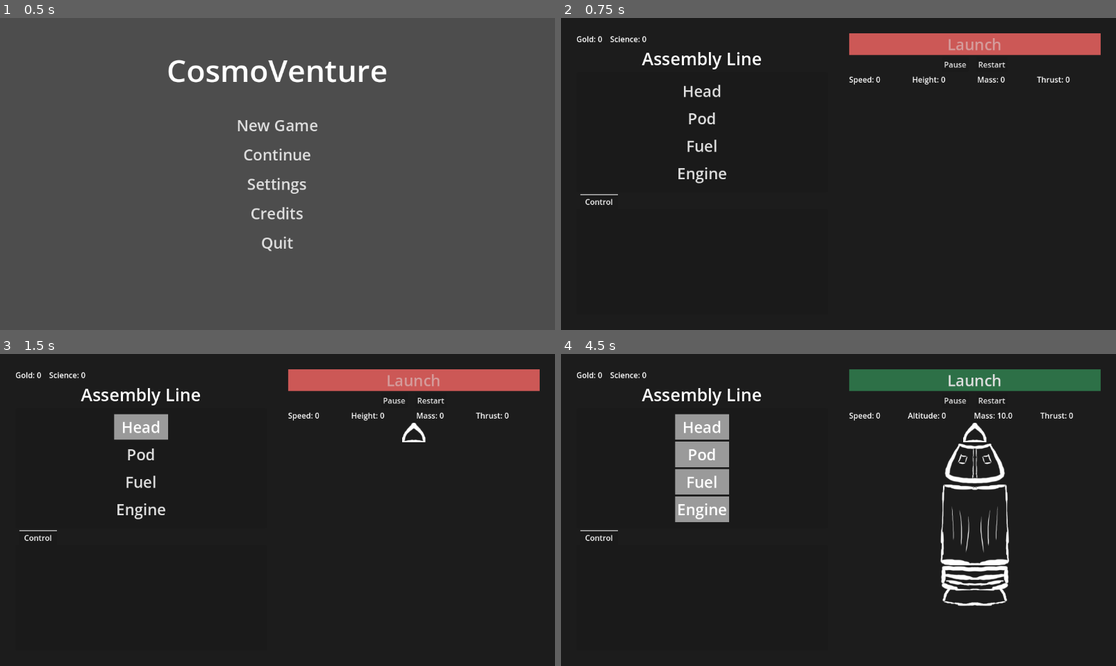
Above: before the commit, frames 1-4 (two rows, left to right).
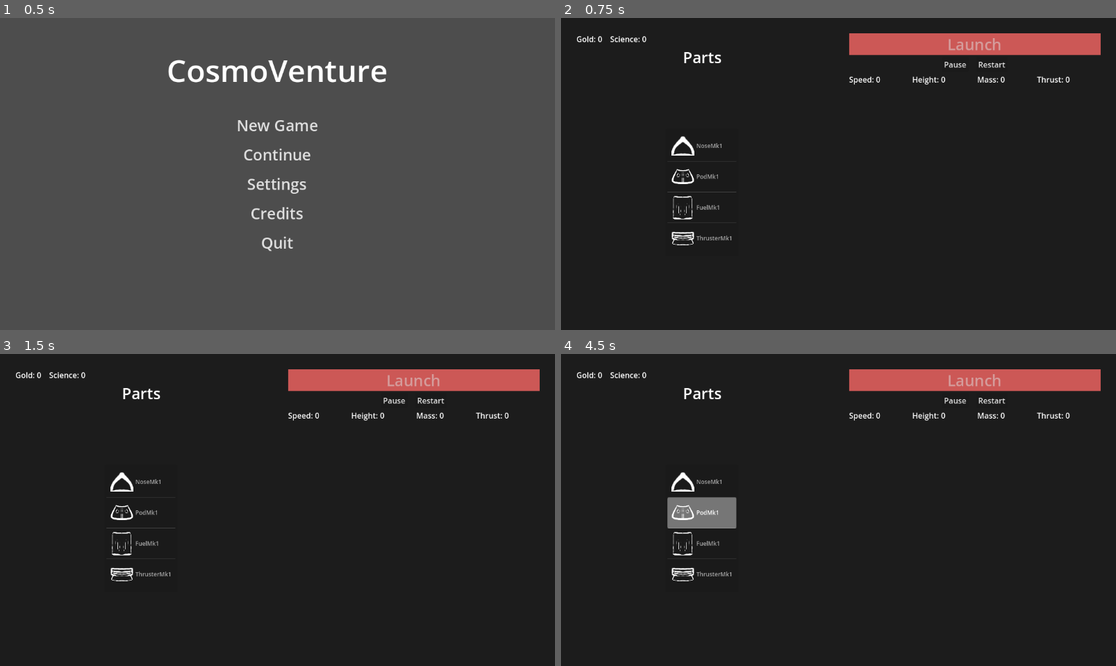
Above: after the commit, the same moments.

Repository: 100-Devs-1-Game/CosmoVenture
Game: Godot game, scene res://main.tscn
Same seed, same stepped clock (60 frames per second), same inputs: the game is played once before the commit and once after it.
Inputs (mouse positions are in pixels of both pictures, inside the frame that each line leads up to):
- Up to frame 1 (0.5 s): no input
- Up to frame 2 (0.75 s): click "New Game" at 0.5 s
- Up to frame 3 (1.5 s): click (138, 425) at 1.25 s, where only the run before the commit has a clickable "Head"
- Up to frame 4 (4.5 s): click (699, 453) at 2 s, where only the run before the commit has a clickable "Pod"; click "Restart" at 2.75 s; click (699, 481) at 3.5 s, where only the run before the commit has a clickable "Fuel"; click (699, 510) at 4.25 s, where only the run before the commit has a clickable "Engine"

Frame 1 is identical in both runs. In frame 2, 1.5% of the frame differs, in the area x 3-37%, y 10-73%; in frame 3, 2.3%; in frame 4, 10%, in the area x 3-98%, y 4-81%.

Commit message:
Rework assembly and beginning of drag and drop.

Diff:
--- /dev/null
+++ b/src/game/available_parts.gd
@@ -0,0 +1,26 @@
+class_name AvailableParts extends ItemList
+
+var part_defs: SpaceCraftParts
+
+func display_parts(_part_defs: SpaceCraftParts) -> void:
+	part_defs = _part_defs
+	for part in part_defs.parts:
+		var tex = AtlasTexture.new()
+		tex.atlas = part.texture
+		tex.region = part.region_rect
+		tex.filter_clip = true
+		add_item(part.props.name, tex)
+
+
+func _get_drag_data(_at_position: Vector2) -> Variant:
+	var selected_items = get_selected_items()
+	if selected_items.size() > 0:
+		var index = selected_items[0]
+		var preview = TextureRect.new()
+		preview.stretch_mode = TextureRect.STRETCH_SCALE
+		preview.texture = get_item_icon(index)
+		preview.scale = Vector2(0.3, 0.3)
+		set_drag_preview(preview)
+		var part = part_defs.parts[index].props
+		return part
+	return null
--- a/src/game/game.gd
+++ b/src/game/game.gd
@@ -1,15 +1,13 @@
 class_name Game extends Control
 
 @export var data: GameData
+@onready var part_defs = preload("res://game/parts/space_craft_parts.tscn").instantiate()
 
 
 func _ready() -> void:
-	data.rocket.part_defs = %SpaceCraftParts
-	# Assemble on load of saved data.
-	%HeadCheckButton.set_pressed_no_signal(data.rocket.has_part(GlobalInfo.RocketPartType.NoseMk1))
-	%PodCheckButton.set_pressed_no_signal(data.rocket.has_part(GlobalInfo.RocketPartType.PodMk1))
-	%FuelCheckButton.set_pressed_no_signal(data.rocket.has_part(GlobalInfo.RocketPartType.FuelMk1))
-	%EngineCheckButton.set_pressed_no_signal(data.rocket.has_part(GlobalInfo.RocketPartType.ThrusterMk1))
+	add_child(part_defs)
+	data.rocket.part_defs = part_defs
+	%AvailableParts.display_parts(data.rocket.part_defs)
 	_get_world().data = data
 	if data.flight != null and data.flight.is_active:
 		# TODO: Start flight in paused mode.
--- a/src/game/game.tscn
+++ b/src/game/game.tscn
@@ -1,15 +1,10 @@
-[gd_scene load_steps=14 format=3 uid="uid://cgd1x67pxpavn"]
+[gd_scene load_steps=12 format=3 uid="uid://cgd1x67pxpavn"]
 
 [ext_resource type="Script" uid="uid://d1pro72fdayqf" path="res://game/game.gd" id="1_l1rk1"]
 [ext_resource type="Script" uid="uid://c867l8s4sq4r2" path="res://game/world.gd" id="2_h7iqs"]
-[ext_resource type="PackedScene" uid="uid://qbnv5tebsywq" path="res://game/parts/space_craft_parts.tscn" id="3_h7iqs"]
-
-[sub_resource type="StyleBoxFlat" id="StyleBoxFlat_h7iqs"]
-bg_color = Color(0.60324824, 0.6032482, 0.60324806, 1)
-
-[sub_resource type="StyleBoxEmpty" id="StyleBoxEmpty_4fuuu"]
-
-[sub_resource type="StyleBoxEmpty" id="StyleBoxEmpty_h7iqs"]
+[ext_resource type="Script" uid="uid://cmyrbkusy8ikx" path="res://game/available_parts.gd" id="3_dxrkv"]
+
+[sub_resource type="StyleBoxEmpty" id="StyleBoxEmpty_dxrkv"]
 
 [sub_resource type="StyleBoxFlat" id="StyleBoxFlat_4fuuu"]
 bg_color = Color(0.17644349, 0.43896013, 0.2799936, 1)
@@ -101,8 +96,8 @@
 
 [node name="AssemblyLineLabel" type="Label" parent="MarginContainer/HSplitContainer/MissionControl/MarginContainer/VBoxContainer"]
 layout_mode = 2
-theme_override_font_sizes/font_size = 36
-text = "Assembly Line"
+theme_override_font_sizes/font_size = 32
+text = "Parts"
 horizontal_alignment = 1
 vertical_alignment = 1
 
@@ -110,61 +105,22 @@
 layout_mode = 2
 size_flags_vertical = 3
 
-[node name="PanelContainer" type="PanelContainer" parent="MarginContainer/HSplitContainer/MissionControl/MarginContainer/VBoxContainer/MarginContainer"]
-layout_mode = 2
-
-[node name="GridContainer" type="GridContainer" parent="MarginContainer/HSplitContainer/MissionControl/MarginContainer/VBoxContainer/MarginContainer"]
-layout_mode = 2
-size_flags_horizontal = 4
-size_flags_vertical = 4
-
-[node name="HeadCheckButton" type="Button" parent="MarginContainer/HSplitContainer/MissionControl/MarginContainer/VBoxContainer/MarginContainer/GridContainer"]
-unique_name_in_owner = true
-layout_mode = 2
-theme_override_font_sizes/font_size = 32
-theme_override_styles/pressed = SubResource("StyleBoxFlat_h7iqs")
-theme_override_styles/focus = SubResource("StyleBoxEmpty_4fuuu")
-toggle_mode = true
-text = "Head"
-
-[node name="PodCheckButton" type="Button" parent="MarginContainer/HSplitContainer/MissionControl/MarginContainer/VBoxContainer/MarginContainer/GridContainer"]
-unique_name_in_owner = true
-layout_mode = 2
-theme_override_font_sizes/font_size = 32
-theme_override_styles/pressed = SubResource("StyleBoxFlat_h7iqs")
-theme_override_styles/focus = SubResource("StyleBoxEmpty_4fuuu")
-toggle_mode = true
-text = "Pod"
-
-[node name="FuelCheckButton" type="Button" parent="MarginContainer/HSplitContainer/MissionControl/MarginContainer/VBoxContainer/MarginContainer/GridContainer"]
-unique_name_in_owner = true
-layout_mode = 2
-theme_override_font_sizes/font_size = 32
-theme_override_styles/pressed = SubResource("StyleBoxFlat_h7iqs")
-theme_override_styles/focus = SubResource("StyleBoxEmpty_h7iqs")
-toggle_mode = true
-text = "Fuel"
-
-[node name="EngineCheckButton" type="Button" parent="MarginContainer/HSplitContainer/MissionControl/MarginContainer/VBoxContainer/MarginContainer/GridContainer"]
-unique_name_in_owner = true
-layout_mode = 2
-theme_override_font_sizes/font_size = 32
-theme_override_styles/pressed = SubResource("StyleBoxFlat_h7iqs")
-theme_override_styles/focus = SubResource("StyleBoxEmpty_h7iqs")
-toggle_mode = true
-text = "Engine"
-
-[node name="MarginContainer2" type="MarginContainer" parent="MarginContainer/HSplitContainer/MissionControl/MarginContainer/VBoxContainer"]
-layout_mode = 2
-size_flags_vertical = 3
-
-[node name="TabContainer" type="TabContainer" parent="MarginContainer/HSplitContainer/MissionControl/MarginContainer/VBoxContainer/MarginContainer2"]
-layout_mode = 2
-current_tab = 0
-
-[node name="Control" type="Control" parent="MarginContainer/HSplitContainer/MissionControl/MarginContainer/VBoxContainer/MarginContainer2/TabContainer"]
-layout_mode = 2
-metadata/_tab_index = 0
+[node name="ScrollContainer" type="ScrollContainer" parent="MarginContainer/HSplitContainer/MissionControl/MarginContainer/VBoxContainer/MarginContainer"]
+layout_mode = 2
+
+[node name="AvailableParts" type="ItemList" parent="MarginContainer/HSplitContainer/MissionControl/MarginContainer/VBoxContainer/MarginContainer/ScrollContainer"]
+unique_name_in_owner = true
+layout_mode = 2
+size_flags_horizontal = 6
+size_flags_vertical = 6
+theme_override_constants/h_separation = 16
+theme_override_constants/v_separation = 16
+theme_override_font_sizes/font_size = 12
+theme_override_styles/focus = SubResource("StyleBoxEmpty_dxrkv")
+auto_width = true
+auto_height = true
+fixed_icon_size = Vector2i(48, 48)
+script = ExtResource("3_dxrkv")
 
 [node name="Simulation" type="Control" parent="MarginContainer/HSplitContainer"]
 layout_mode = 2
@@ -245,14 +201,6 @@
 size_flags_vertical = 3
 script = ExtResource("2_h7iqs")
 
-[node name="SpaceCraftParts" parent="." instance=ExtResource("3_h7iqs")]
-unique_name_in_owner = true
-visible = false
-
-[connection signal="toggled" from="MarginContainer/HSplitContainer/MissionControl/MarginContainer/VBoxContainer/MarginContainer/GridContainer/HeadCheckButton" to="." method="_on_head_check_button_toggled"]
-[connection signal="toggled" from="MarginContainer/HSplitContainer/MissionControl/MarginContainer/VBoxContainer/MarginContainer/GridContainer/PodCheckButton" to="." method="_on_pod_check_button_toggled"]
-[connection signal="toggled" from="MarginContainer/HSplitContainer/MissionControl/MarginContainer/VBoxContainer/MarginContainer/GridContainer/FuelCheckButton" to="." method="_on_fuel_check_button_toggled"]
-[connection signal="toggled" from="MarginContainer/HSplitContainer/MissionControl/MarginContainer/VBoxContainer/MarginContainer/GridContainer/EngineCheckButton" to="." method="_on_engine_check_button_toggled"]
 [connection signal="pressed" from="MarginContainer/HSplitContainer/Simulation/MarginContainer/VBoxContainer/LaunchButton" to="." method="_on_launch_button_pressed"]
 [connection signal="pressed" from="MarginContainer/HSplitContainer/Simulation/MarginContainer/VBoxContainer/FlightControlContainer/PlayButton" to="MarginContainer/HSplitContainer/Simulation/MarginContainer/VBoxContainer/World" method="_on_play_button_pressed"]
 [connection signal="pressed" from="MarginContainer/HSplitContainer/Simulation/MarginContainer/VBoxContainer/FlightControlContainer/RestartButton" to="MarginContainer/HSplitContainer/Simulation/MarginContainer/VBoxContainer/World" method="_on_restart_button_pressed"]
--- a/src/game/parts/rocket.gd
+++ b/src/game/parts/rocket.gd
@@ -49,8 +49,8 @@
 	# Last part must be the thuster.
 	var bottom_part = part_types[-1] # part_types.get(part_types.size() - 1)
 	if bottom_part == GlobalInfo.RocketPartType.ThrusterMk1:
-		var thruster: RocketThruster = part_defs.get_part_by_type(bottom_part)
-		return thruster.force_n
+		var thruster: RocketPart = part_defs.get_part_by_type(bottom_part)
+		return thruster.props.force_n
 	return 0
 
 
@@ -62,7 +62,7 @@
 	for p in parts:
 		w = max(w, p.get_rect().size.x)
 		h += p.get_rect().size.y
-		m += p.mass_kg
+		m += p.props.mass_kg
 	width = w
 	height = h
 	mass_kg = m
--- a/src/game/parts/rocket_fuel.gd
+++ /dev/null
@@ -1,4 +0,0 @@
-class_name RocketFuel extends RocketPart
-
-@export var max_fuel_kg: float
-@export var remaining_fuel_kg: float
--- a/src/game/parts/rocket_part.gd
+++ b/src/game/parts/rocket_part.gd
@@ -1,8 +1,7 @@
 class_name RocketPart extends Sprite2D
 
 
-@export var type: GlobalInfo.RocketPartType
-@export var mass_kg: int
+@export var props: RocketPartProps
 
 func draw_part(canvas: CanvasItem, pos: Vector2, pscale: float) -> void:
 	var size = get_rect().size
--- /dev/null
+++ b/src/game/parts/rocket_part_props.gd
@@ -0,0 +1,13 @@
+class_name RocketPartProps extends Resource
+
+@export var name: String
+@export var type: GlobalInfo.RocketPartType
+@export var mass_kg: int # Base mass, not including fuel mass
+
+# Only for fuel containers
+@export var max_fuel_kg: float
+@export var remaining_fuel_kg: float
+
+# Only for thrusters
+@export var fuel_burn_rate_kgps: int
+@export var force_n: int
--- a/src/game/parts/rocket_thruster.gd
+++ /dev/null
@@ -1,5 +0,0 @@
-class_name RocketThruster extends RocketPart
-
-@export var fuel_burn_rate_kgps: int
-@export var force_n: int
-@export var is_active: bool = false
--- a/src/game/parts/space_craft_parts.gd
+++ b/src/game/parts/space_craft_parts.gd
@@ -1,13 +1,13 @@
 class_name SpaceCraftParts extends Node2D
 
 
-@export var parts: Array[RocketPart]
+@export var parts: Array[RocketPart] = []
 
 var parts_by_type: Dictionary[GlobalInfo.RocketPartType, RocketPart] = {}
 
 func _ready() -> void:
 	for p in parts:
-		parts_by_type[p.type] = p
+		parts_by_type[p.props.type] = p
 
 func get_part_by_type(type: GlobalInfo.RocketPartType) -> RocketPart:
 	return parts_by_type.get(type)
--- a/src/game/parts/space_craft_parts.tscn
+++ b/src/game/parts/space_craft_parts.tscn
@@ -1,14 +1,44 @@
-[gd_scene load_steps=6 format=3 uid="uid://qbnv5tebsywq"]
+[gd_scene load_steps=9 format=3 uid="uid://qbnv5tebsywq"]
 
 [ext_resource type="Script" uid="uid://2wyl6eg6m4vq" path="res://game/parts/space_craft_parts.gd" id="1_4cdf7"]
 [ext_resource type="Texture2D" uid="uid://b41hw7hoo58hd" path="res://assets/First_Cosmo_Rocket.png" id="1_370wy"]
 [ext_resource type="Script" uid="uid://vydxb4j3h5bx" path="res://game/parts/rocket_part.gd" id="3_dky0s"]
-[ext_resource type="Script" uid="uid://c5lh7ypvfn4hk" path="res://game/parts/rocket_fuel.gd" id="4_eu78e"]
-[ext_resource type="Script" uid="uid://bj44600e0iwuv" path="res://game/parts/rocket_thruster.gd" id="5_esoan"]
+[ext_resource type="Script" uid="uid://6nffl3ywjcqj" path="res://game/parts/rocket_part_props.gd" id="4_esoan"]
+
+[sub_resource type="Resource" id="Resource_5aai6"]
+script = ExtResource("4_esoan")
+name = "NoseMk1"
+mass_kg = 5
+metadata/_custom_type_script = "uid://6nffl3ywjcqj"
+
+[sub_resource type="Resource" id="Resource_esoan"]
+script = ExtResource("4_esoan")
+name = "PodMk1"
+type = 1
+mass_kg = 5
+metadata/_custom_type_script = "uid://6nffl3ywjcqj"
+
+[sub_resource type="Resource" id="Resource_sdnhe"]
+script = ExtResource("4_esoan")
+name = "FuelMk1"
+type = 2
+mass_kg = 10
+max_fuel_kg = 1000.0
+remaining_fuel_kg = 1000.0
+metadata/_custom_type_script = "uid://6nffl3ywjcqj"
+
+[sub_resource type="Resource" id="Resource_a3ath"]
+script = ExtResource("4_esoan")
+name = "ThrusterMk1"
+type = 3
+mass_kg = 10
+fuel_burn_rate_kgps = 10
+force_n = 100
+metadata/_custom_type_script = "uid://6nffl3ywjcqj"
 
 [node name="SpaceCraftParts" type="Node2D" node_paths=PackedStringArray("parts")]
 script = ExtResource("1_4cdf7")
-parts = [NodePath("NoseMk1"), NodePath("PodMk1"), NodePath("FuelMk1"), NodePath("ThrusterMk1"), NodePath("BurnThrusterMk1")]
+parts = [NodePath("NoseMk1"), NodePath("PodMk1"), NodePath("FuelMk1"), NodePath("ThrusterMk1")]
 
 [node name="NoseMk1" type="Sprite2D" parent="."]
 visible = false
@@ -16,7 +46,7 @@
 region_enabled = true
 region_rect = Rect2(912, 64, 96, 80)
 script = ExtResource("3_dky0s")
-mass_kg = 5
+props = SubResource("Resource_5aai6")
 metadata/_custom_type_script = "uid://vydxb4j3h5bx"
 
 [node name="PodMk1" type="Sprite2D" parent="."]
@@ -25,8 +55,7 @@
 region_enabled = true
 region_rect = Rect2(832, 168, 256, 176)
 script = ExtResource("3_dky0s")
-type = 1
-mass_kg = 5
+props = SubResource("Resource_esoan")
 metadata/_custom_type_script = "uid://vydxb4j3h5bx"
 
 [node name="FuelMk1" type="Sprite2D" parent="."]
@@ -34,24 +63,18 @@
 texture = ExtResource("1_370wy")
 region_enabled = true
 region_rect = Rect2(816, 416, 288, 336)
-script = ExtResource("4_eu78e")
-max_fuel_kg = 1000.0
-remaining_fuel_kg = 1000.0
-type = 2
-mass_kg = 10
-metadata/_custom_type_script = "uid://c5lh7ypvfn4hk"
+script = ExtResource("3_dky0s")
+props = SubResource("Resource_sdnhe")
+metadata/_custom_type_script = "uid://vydxb4j3h5bx"
 
 [node name="ThrusterMk1" type="Sprite2D" parent="."]
 visible = false
 texture = ExtResource("1_370wy")
 region_enabled = true
 region_rect = Rect2(816, 792, 288, 168)
-script = ExtResource("5_esoan")
-fuel_burn_rate_kgps = 10
-force_n = 100
-type = 3
-mass_kg = 10
-metadata/_custom_type_script = "uid://bj44600e0iwuv"
+script = ExtResource("3_dky0s")
+props = SubResource("Resource_a3ath")
+metadata/_custom_type_script = "uid://vydxb4j3h5bx"
 
 [node name="BurnThrusterMk1" type="Sprite2D" parent="."]
 visible = false
@@ -59,5 +82,4 @@
 region_enabled = true
 region_rect = Rect2(792, 1024, 336, 336)
 script = ExtResource("3_dky0s")
-type = 4
 metadata/_custom_type_script = "uid://vydxb4j3h5bx"
--- a/src/game/world.gd
+++ b/src/game/world.gd
@@ -68,4 +68,12 @@
 		is_paused = false
 		%PlayButton.text = "Pause"
 		data.flight = null
-	launch()
+		launch()
+
+
+func _can_drop_data(at_position: Vector2, drop_data: Variant) -> bool:
+	print("CanDropData at pos: " + str(at_position) + " data: " + str(drop_data))
+	return true
+
+func _drop_data(at_position: Vector2, drop_data: Variant) -> void:
+	print("DropData at pos: " + str(at_position) + " data: " + str(drop_data))
Not shown, added: src/game/available_parts.gd.uid
Not shown, removed: src/game/parts/rocket_fuel.gd.uid
Not shown, added: src/game/parts/rocket_part_props.gd.uid
Not shown, removed: src/game/parts/rocket_thruster.gd.uid
